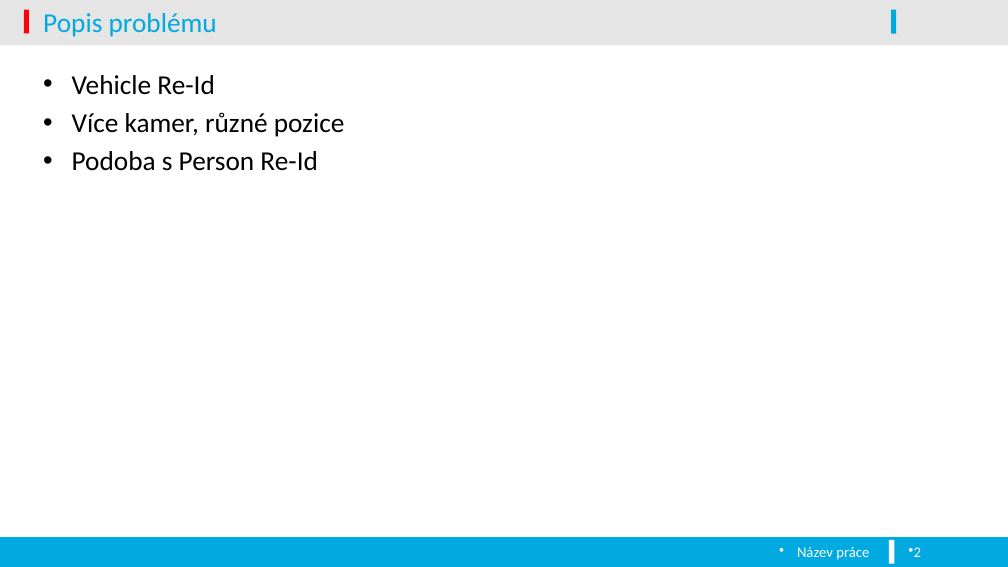
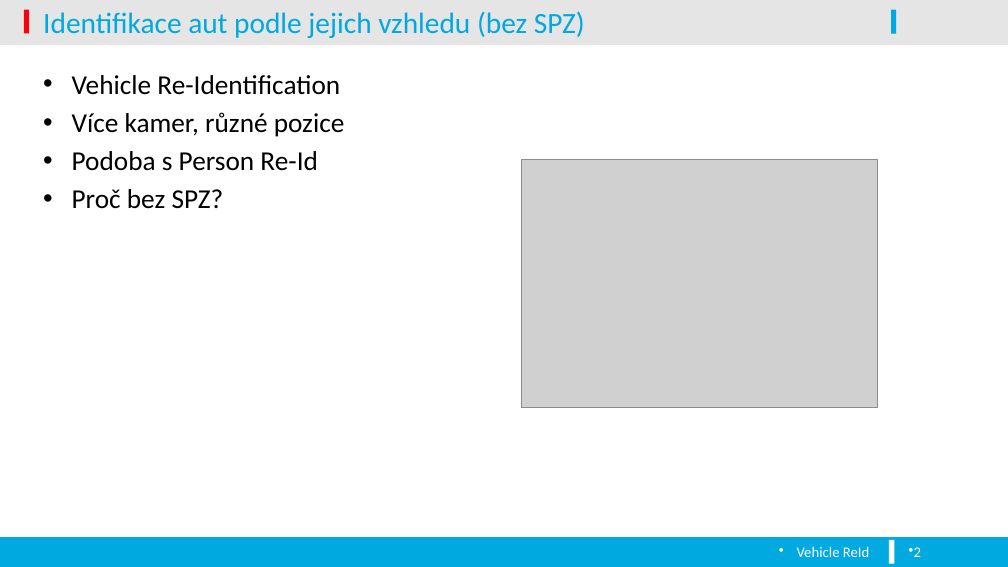
Before and after one commit to dzuris/knn_proj, a slide deck: slide 2 of Prezentace/Identifikace aut podle jejich vzhledu.pptx. Drawn at 1008x567 pixels with LibreOffice and Linux fonts; fonts in the diff are those of the drawing; grey boxes stand for pictures; background and template pictures are left out. Boxes give left, top, right and bottom in pixels: in the first picture for what was removed or moved away, otherwise in the second. Text is boxed around its words. In the diff, an @@ line names an element or a change of style, - is before the commit and + after.

Commit message:
Presentation done

```diff
--- a/Prezentace/Identifikace aut podle jejich vzhledu.pptx
+++ b/Prezentace/Identifikace aut podle jejich vzhledu.pptx
@@ title at box(43, 11, 585, 38): text changed; size 26 to 28 pt @@
-Popis problému
+Identifikace aut podle jejich vzhledu (bez SPZ)
@@ text at box(72, 75, 340, 95): text changed @@
-• Vehicle Re-Id
+• Vehicle Re-Identification
@@ picture added at box(522, 160, 877, 408) @@
@@ text at box(72, 189, 224, 209): paragraph added @@
+• Proč bez SPZ?
@@ text at box(797, 546, 869, 557): text changed @@
-Název práce
+Vehicle ReId
```
Also in this commit, not shown: 6 slides added, 2 slides removed.
